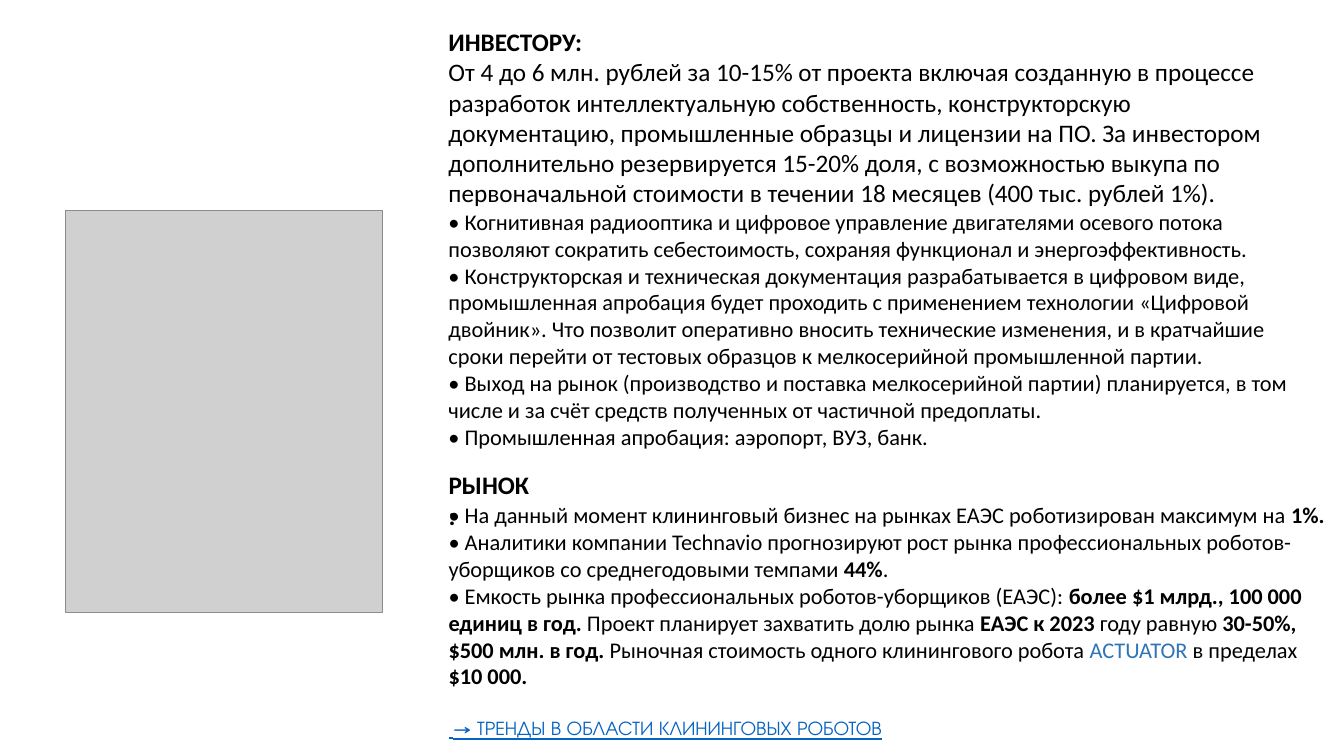
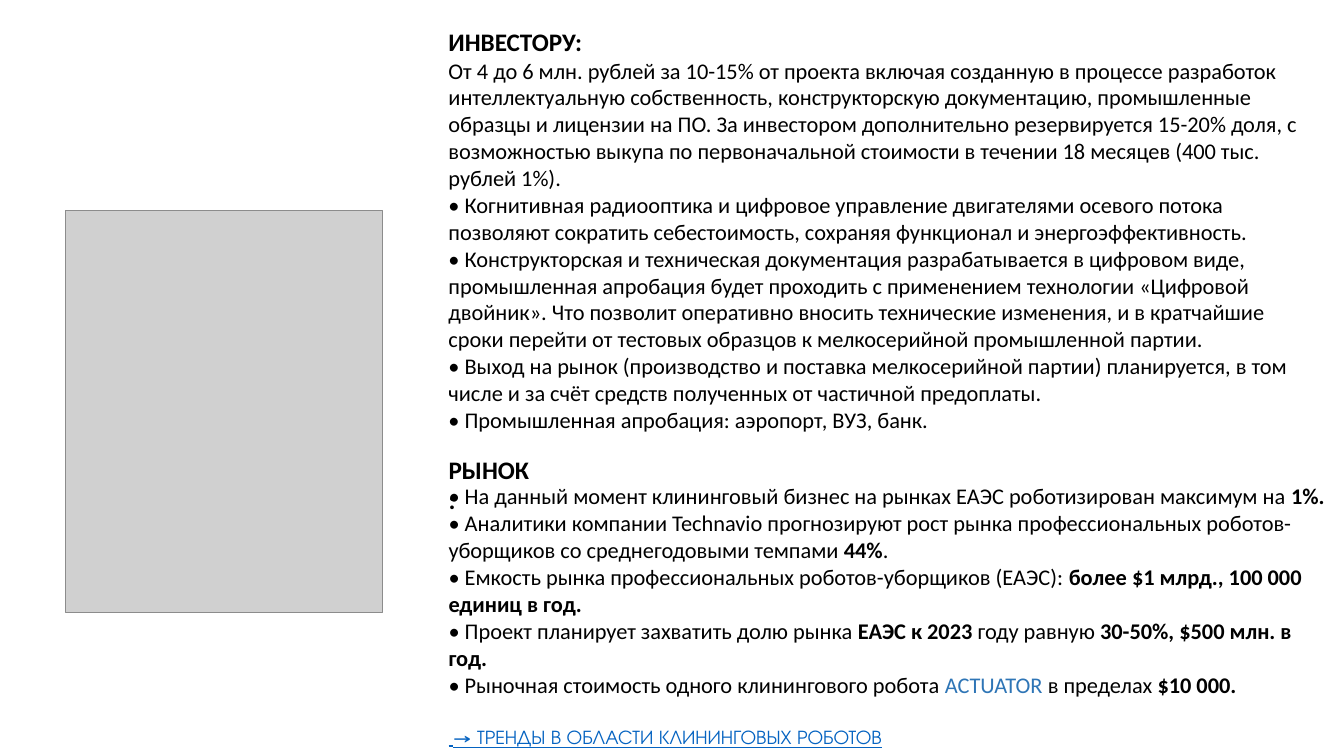
Before and after one commit to iACTUATOR/iactuator.ru, a slide deck: slide 8 of actuator.pptx. Drawn at 1344x756 pixels with LibreOffice and Linux fonts; fonts in the diff are those of the drawing; grey boxes stand for pictures. Boxes give left, top, right and bottom in pixels: in the first picture for what was removed or moved away, otherwise in the second. Text is boxed around its words. In the diff, an @@ line names an element or a change of style, - is before the commit and + after.

```diff
--- a/actuator.pptx
+++ b/actuator.pptx
@@ text at (448, 63, 1296, 190): size 18 to 16 pt in "От 4 до 6 млн. рублей за ..." @@
@@ text "РЫНОК:": place and size @@
-text "РЫНОК:" at (449, 477, 530, 494)
+text "РЫНОК:" at (449, 462, 530, 479)
@@ text "• На данный момент клининговый ...": place and size @@
-text "• На данный момент клининговый ..." at (449, 507, 1325, 740)
+text "• На данный момент клининговый ..." at (449, 488, 1325, 748)
@@ text at (449, 569, 1302, 697): text changed @@
-• Емкость рынка профессиональных роботов-уборщиков (ЕАЭС): более $1 млрд., 100 000 единиц в год. Проект планирует захватить долю рынка ЕАЭС к 2023 году равную 30-50%, $500 млн. в год. Рыночная стоимость одного клинингового робота ACTUATOR в пределах $10 000.
+• Емкость рынка профессиональных роботов-уборщиков (ЕАЭС): более $1 млрд., 100 000 единиц в год.
+• Проект планирует захватить долю рынка ЕАЭС к 2023 году равную 30-50%, $500 млн. в год.
+• Рыночная стоимость одного клинингового робота ACTUATOR в пределах $10 000.
```
Also in this commit, not shown: 2 other slides changed, 1 other file.
